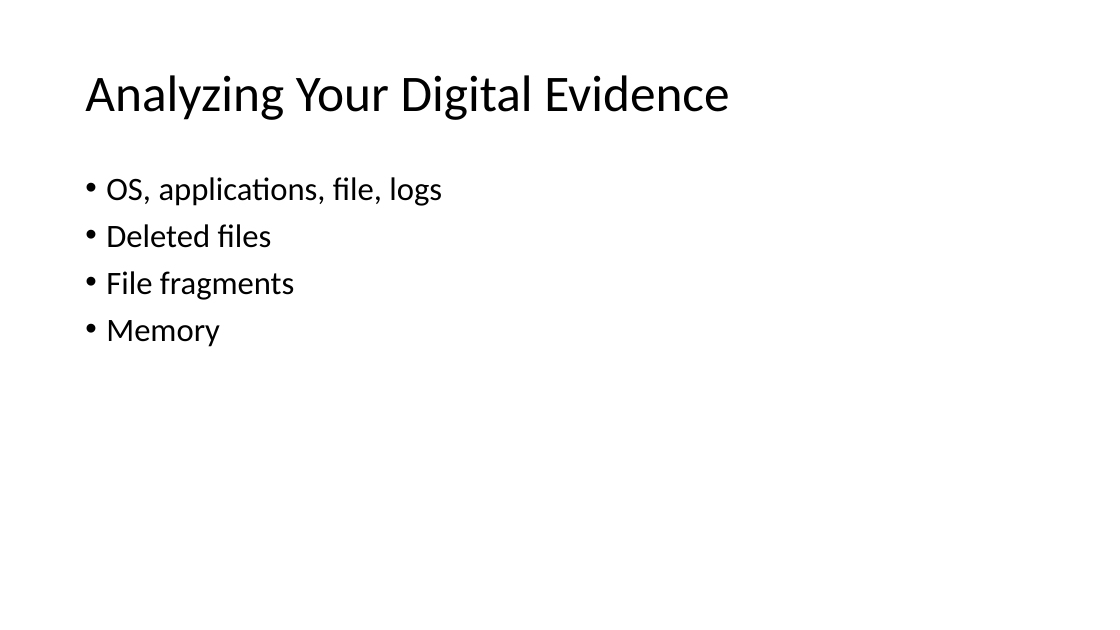
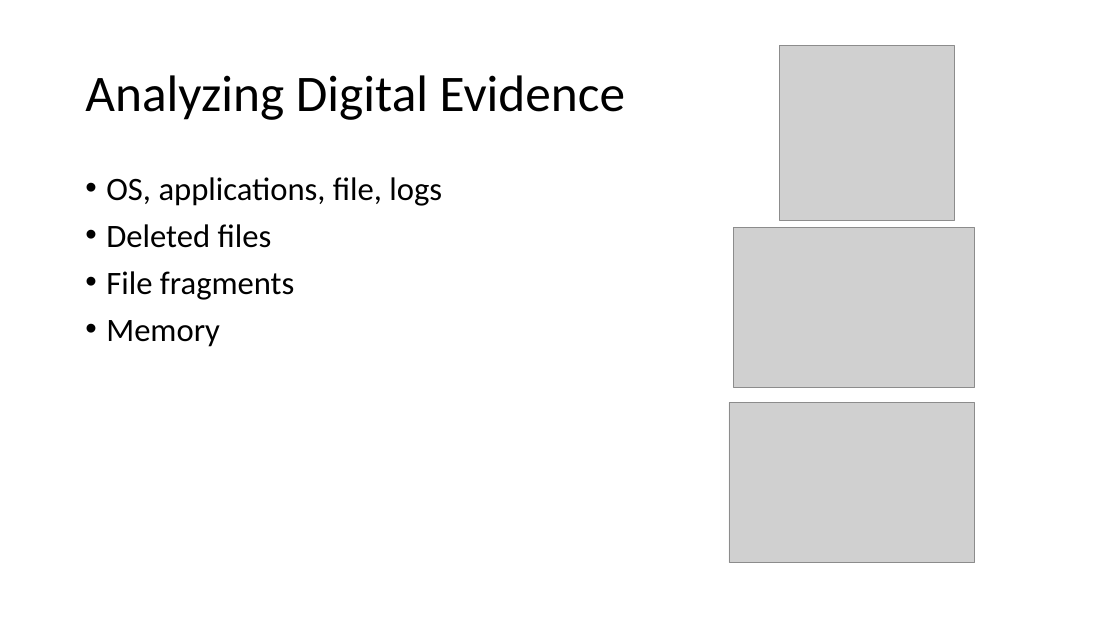
Before and after one commit to frankwxu/digital-forensics-lab, a slide deck: slide 13 of Basic_Computer_Skills_for_Forensics/5_Introduction_to_digital_forensics.pptx. Drawn at 1120x630 pixels with LibreOffice and Linux fonts; fonts in the diff are those of the drawing; grey boxes stand for pictures; background and template pictures are left out. Boxes give left, top, right and bottom in pixels: in the first picture for what was removed or moved away, otherwise in the second. Text is boxed around its words. In the diff, an @@ line names an element or a change of style, - is before the commit and + after.

```diff
--- a/Basic_Computer_Skills_for_Forensics/5_Introduction_to_digital_forensics.pptx
+++ b/Basic_Computer_Skills_for_Forensics/5_Introduction_to_digital_forensics.pptx
@@ picture added at <box>780,45,954,220</box> @@
@@ title at <box>85,75,625,120</box>: text changed @@
-Analyzing Your Digital Evidence
+Analyzing Digital Evidence
@@ picture added at <box>734,228,975,388</box> @@
@@ picture added at <box>729,402,975,563</box> @@
```
Also in this commit, not shown: 7 other slides changed, 1 slide added, 9 other files.
